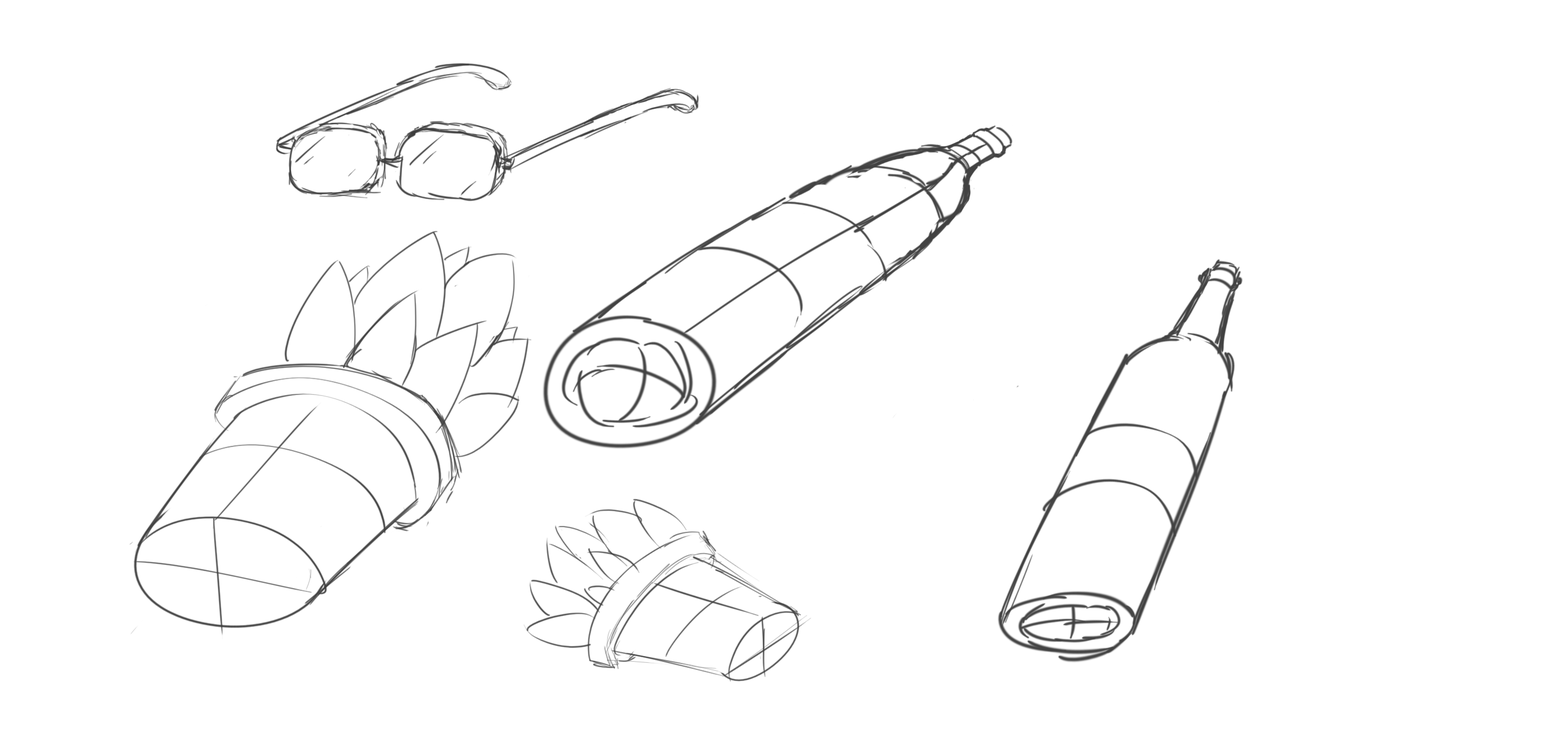
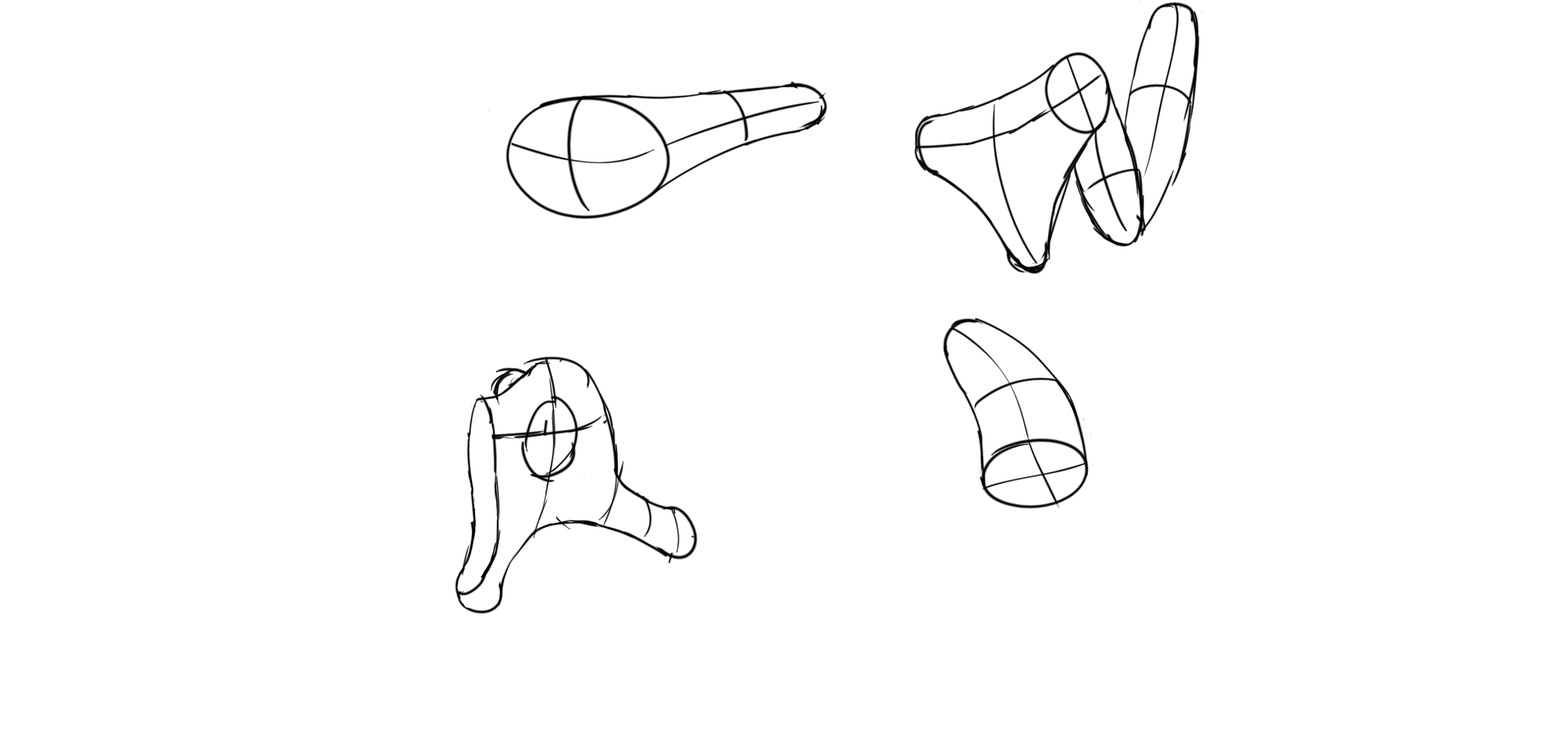
Before/after of a 1568 x 752 layered artwork. What changed in the layer stack:
hid "Capa 12" over [left=129, top=62, right=1244, bottom=683]
showed "Capa 4" over [left=387, top=0, right=1204, bottom=615]
